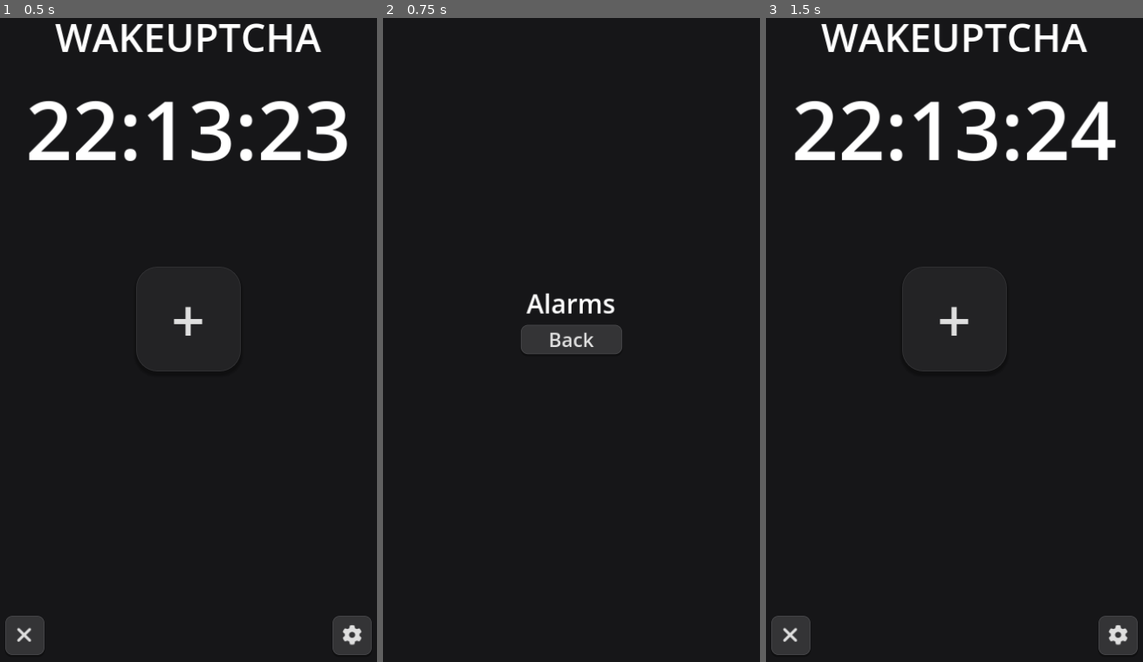
Above: before the commit, frames 1-3 (left to right).
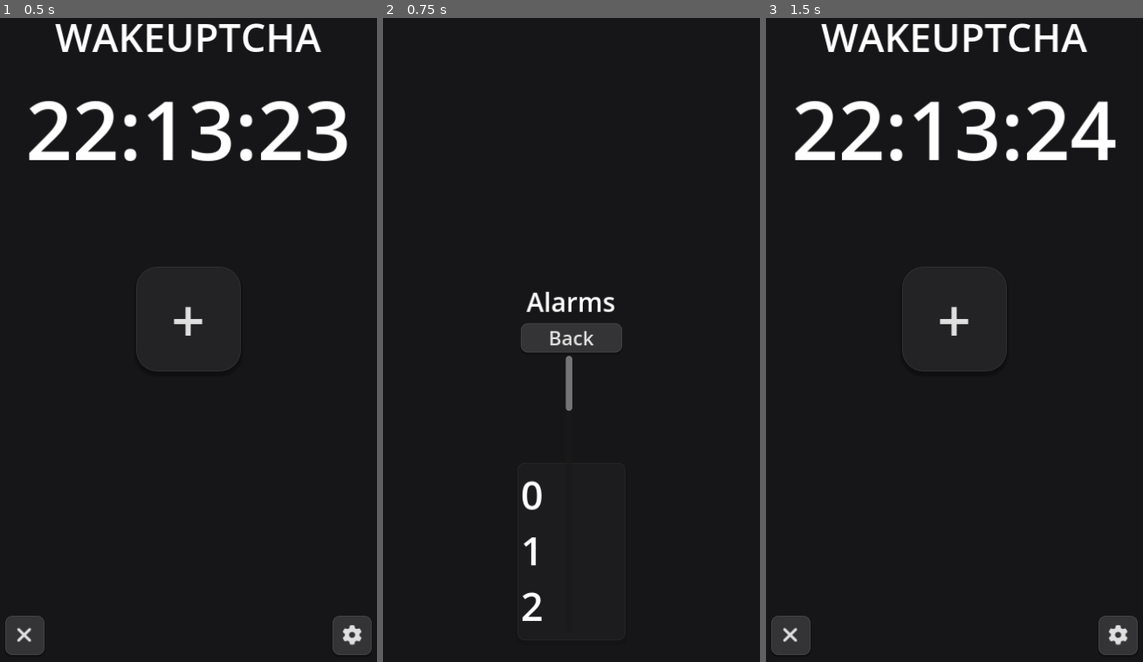
Above: after the commit, the same moments.

Repository: IrregularCelery/wakeuptcha
Game: Godot game, scene res://scenes/main.tscn
Two runs of this game, one before a commit and one after it. Both use one fixed random seed, a clock stepped at 60 frames per second and the inputs below.
Inputs:
- Up to frame 1 (0.5 s): no input
- Up to frame 2 (0.75 s): click "+" at 0.5 s
- Up to frame 3 (1.5 s): click "Back" at 1.25 s

Frame 1 is identical in both runs. In frame 2, 1.0% of the frame differs, in the area x 36-64%, y 42-94%; in frame 3, nothing differs.

Commit message:
Fix `Alarms` view's main node name

Diff:
--- a/scenes/views/alarms.tscn
+++ b/scenes/views/alarms.tscn
@@ -1,6 +1,7 @@
-[gd_scene load_steps=3 format=3 uid="uid://c0aojm81elg1a"]
+[gd_scene load_steps=4 format=3 uid="uid://c0aojm81elg1a"]
 
 [ext_resource type="Theme" uid="uid://cvlmw0fs1i8bw" path="res://themes/default_theme.tres" id="1_a1hxi"]
+[ext_resource type="PackedScene" uid="uid://bu76trp747cmi" path="res://widgets/time_picker.tscn" id="2_q8tj1"]
 
 [sub_resource type="GDScript" id="GDScript_3mvsr"]
 script/source = "extends Control
@@ -11,7 +12,7 @@
 	ViewManager.switch_to_view(\"home\")
 "
 
-[node name="Settings" type="Control"]
+[node name="Alarms" type="Control"]
 layout_mode = 3
 anchors_preset = 8
 anchor_left = 0.5
@@ -51,4 +52,7 @@
 layout_mode = 2
 text = "Back"
 
+[node name="TimePicker" parent="VBoxContainer" instance=ExtResource("2_q8tj1")]
+layout_mode = 2
+
 [connection signal="pressed" from="VBoxContainer/Button" to="." method="_on_button_pressed"]
